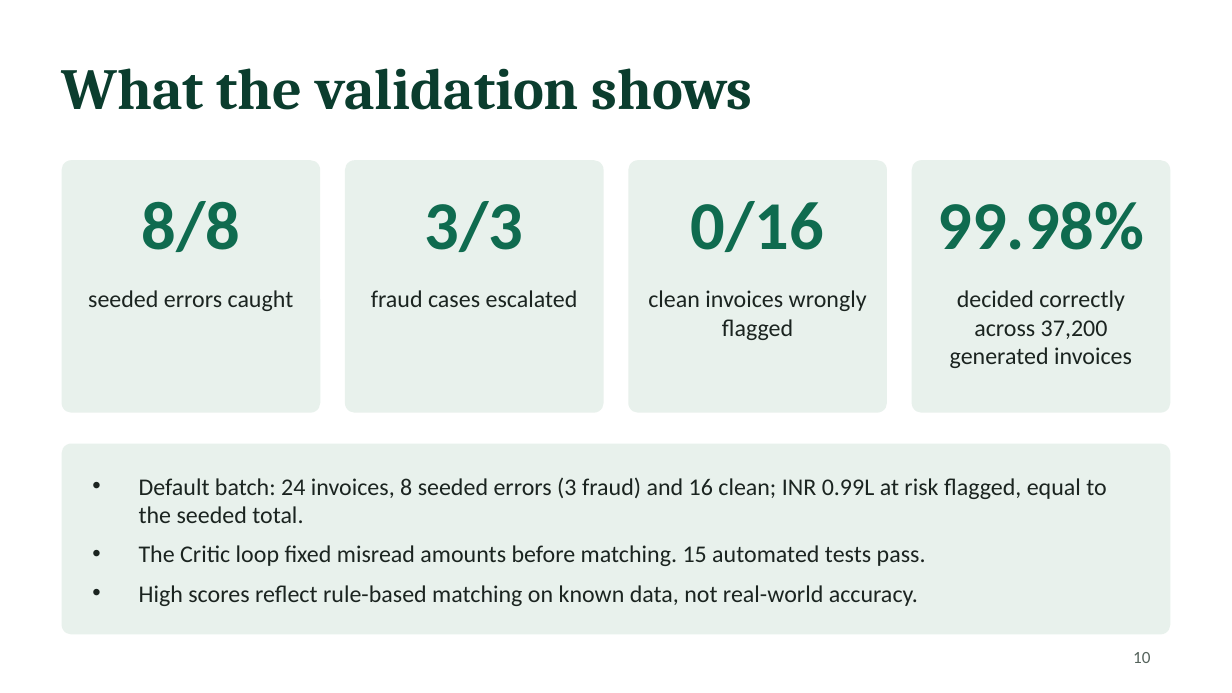
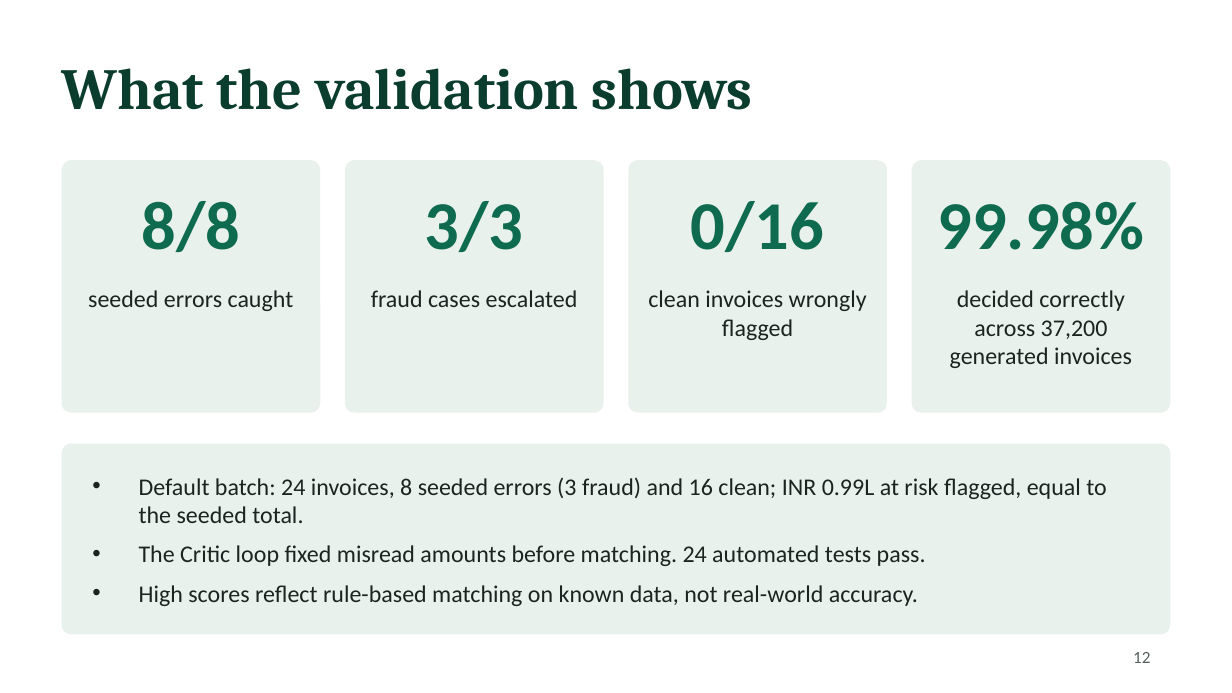
Before and after one commit to Saafalya/invoice_agents, a slide deck: slide 12 of docs/FAAISaafalyaSengupta158.pptx (slide 10 before the commit). Drawn at 1232x693 pixels with LibreOffice and Linux fonts; fonts in the diff are those of the drawing. Boxes give left, top, right and bottom in pixels: in the first picture for what was removed or moved away, otherwise in the second. Text is boxed around its words. In the diff, an @@ line names an element or a change of style, - is before the commit and + after.

```diff
--- a/docs/FAAISaafalyaSengupta158.pptx
+++ b/docs/FAAISaafalyaSengupta158.pptx
@@ text at <box>139,545,926,566</box>: text changed @@
-• The Critic loop fixed misread amounts before matching. 15 automated tests pass.
+• The Critic loop fixed misread amounts before matching. 24 automated tests pass.
@@ page number at <box>1133,652,1150,663</box>: text changed @@
-10
+12
```
Also in this commit, not shown: 5 other slides changed, 2 slides added, 3 other files.
